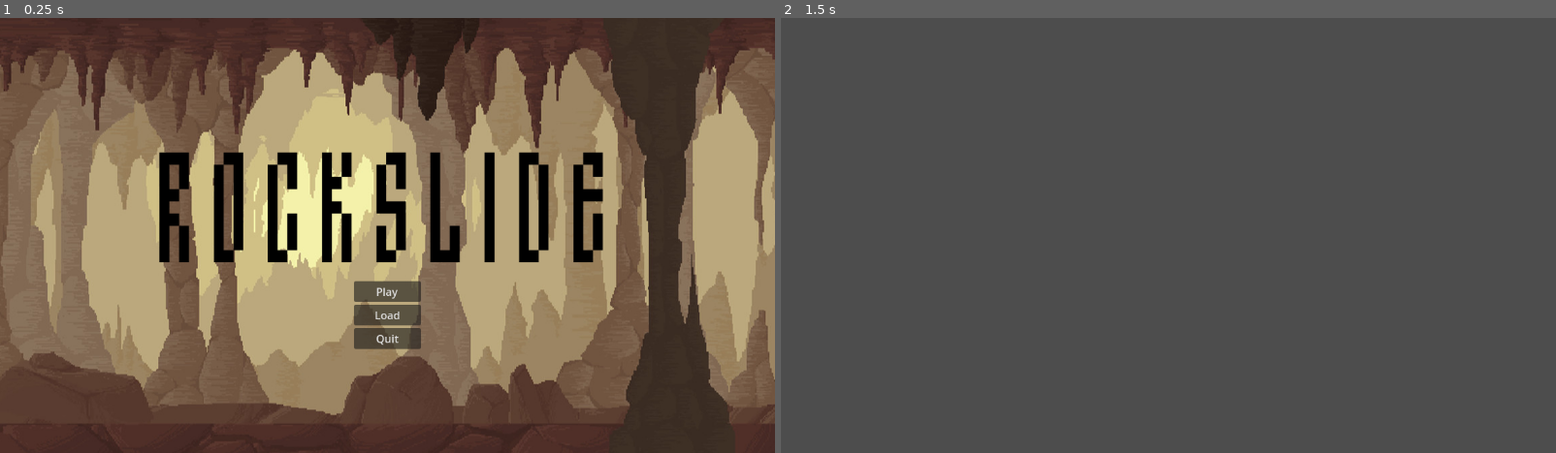
Above: before the commit, frames 1-2 (left to right).
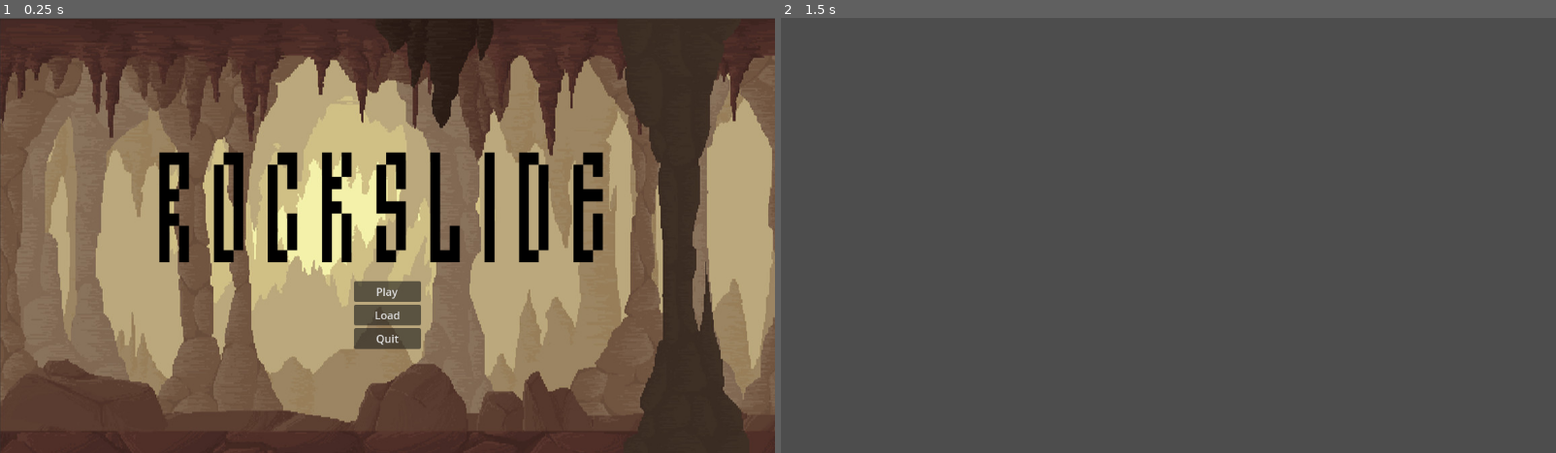
Above: after the commit, the same moments.

Repository: JenXny/2D_Game_Project
Game: Godot game, scene res://menu.tscn
The game is run twice, just before and just after one commit, with the same random seed, the same clock (stepped at 60 frames per second) and the same inputs.
Inputs:
- Up to frame 1 (0.25 s): no input
- Up to frame 2 (1.5 s): click "Play" at 0.5 s; tap Enter at 1.25 s

The runs differ from the first frame. In frame 1, 27% of the frame differs, in the area x 0-100%, y 0-100%; in frame 2, nothing differs.

Commit message:
1 extra file added
An mp3 file to add background music.

Diff:
--- a/2d-game/menu.tscn
+++ b/2d-game/menu.tscn
@@ -1,7 +1,7 @@
 [gd_scene load_steps=4 format=3 uid="uid://c3uua25h8l0wb"]
 
 [ext_resource type="Script" path="res://menu.gd" id="1_qiowl"]
-[ext_resource type="Texture2D" uid="uid://b7jyoj4xky5he" path="res://fb45b511-c02f-4e4f-b19e-da1f61bcd1e5_scaled.jpg" id="2_rxlxj"]
+[ext_resource type="Texture2D" uid="uid://b7jyoj4xky5he" path="res://startbackground.jpg" id="2_rxlxj"]
 [ext_resource type="Texture2D" uid="uid://cem2wtoddwd7t" path="res://rockslide game title wip.png" id="3_22qxd"]
 
 [node name="Menu" type="Control"]
@@ -13,8 +13,8 @@
 grow_vertical = 2
 script = ExtResource("1_qiowl")
 
-[node name="background" type="Sprite2D" parent="."]
-position = Vector2(579, 328)
+[node name="opening" type="Sprite2D" parent="."]
+position = Vector2(600, 339)
 texture = ExtResource("2_rxlxj")
 
 [node name="MarginContainer" type="MarginContainer" parent="."]
Not shown, added: 2d-game/Cave - BigRocks1.png.import
Not shown, added: 2d-game/Cave - Floor.png.import
Not shown, added: 2d-game/Cave - Platforms.png.import
Not shown, changed: 2d-game/Cave - RockCombinations1.png.import
Not shown, added: 2d-game/Cave - SmallRocks.png.import
Not shown, added: 2d-game/Square - Black.jpg.import
Renamed: 2d-game/new topdown.png -> 2d-game/character.png
Not shown, added: 2d-game/character.png.import
Renamed: 2d-game/fb45b511-c02f-4e4f-b19e-da1f61bcd1e5_scaled.jpg -> 2d-game/startbackground.jpg
Not shown, added: 2d-game/startbackground.jpg.import
Not shown, changed: 2d-game/.DS_Store
Not shown, added: 2d-game/Cave.mp3
